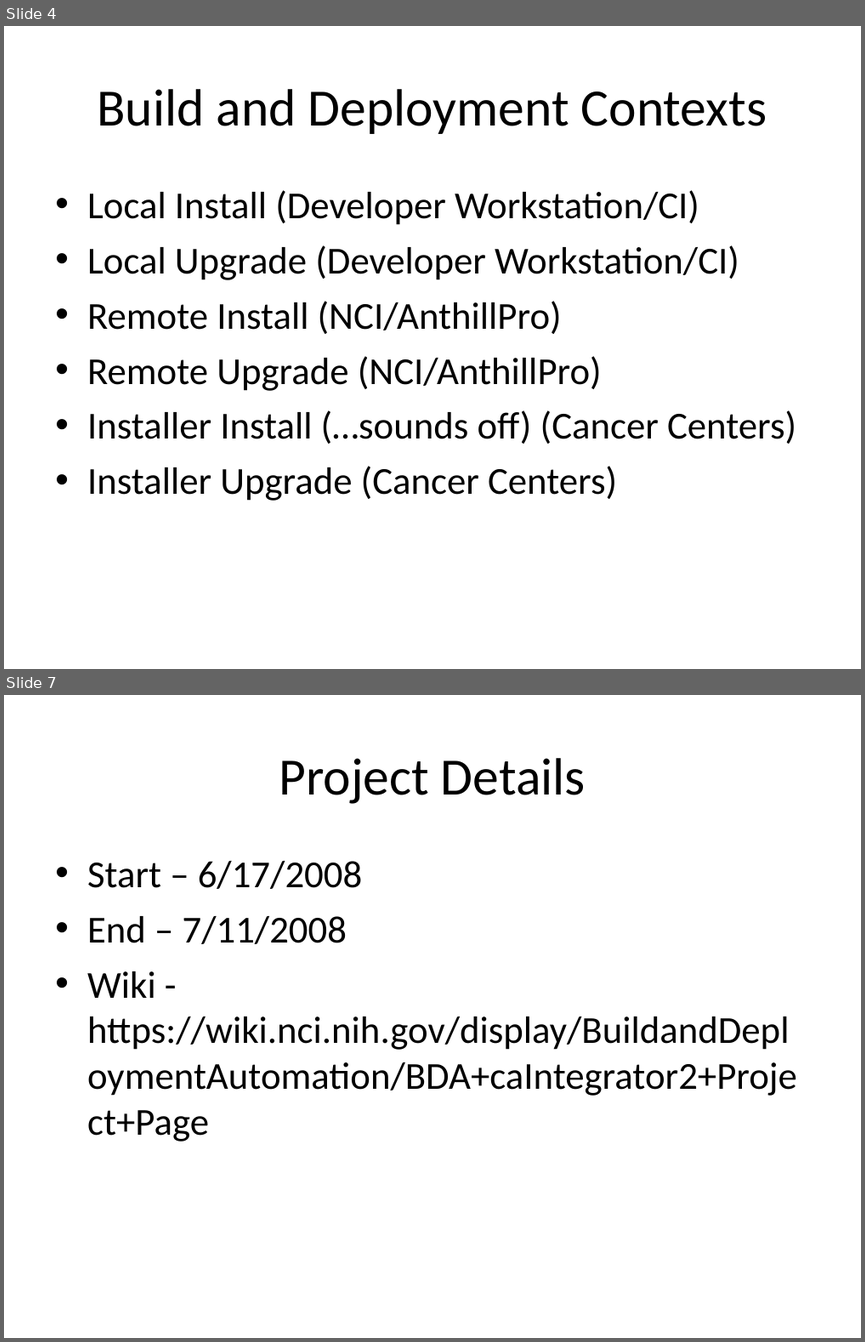
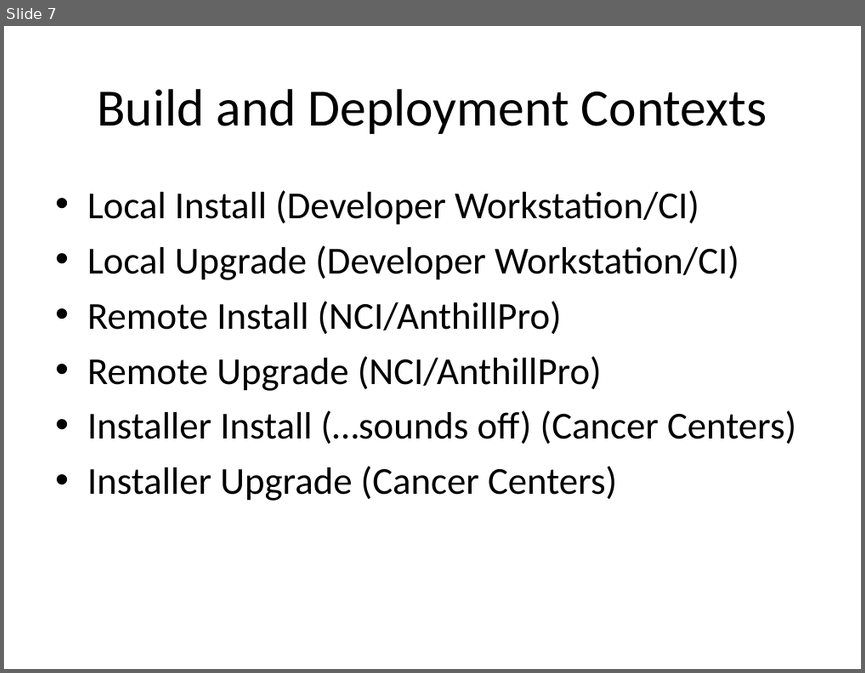
Before and after one commit to CBIIT/common-security-module-docs, a slide deck: deployment/automation/csmupt-bda-training.ppt. Shown one above the other, each under a label of ours: slides 4 and 7 before the commit, slide 7 after it; the slides between them are not shown. The pictures are 865x1342 and 865x673 pixels, drawn with LibreOffice and Linux fonts; fonts in the diff are those of the drawing. Boxes give left, top, right and bottom in pixels: in the first picture for what was removed or moved away, otherwise in the second. Text is boxed around its words. In the diff, an @@ line names an element or a change of style, - is before the commit and + after.

```diff
--- a/deployment/automation/csmupt-bda-training.ppt
+++ b/deployment/automation/csmupt-bda-training.ppt
@@ slide 7 removed at bbox=[4, 695, 861, 1338], background #FFFFFF @@
@@ title removed at bbox=[279, 758, 585, 804] @@
-Project Details
@@ text removed at bbox=[87, 861, 797, 1141] @@
-• Start – 6/17/2008
-• End – 7/11/2008
-• Wiki - https://wiki.nci.nih.gov/display/BuildandDeploymentAutomation/BDA+caIntegrator2+Project+Page
@@ what was slide 4 is now slide 7 @@
```
Also in this commit, not shown: 2 slides changed, 7 slides added, 2 other slides removed.
